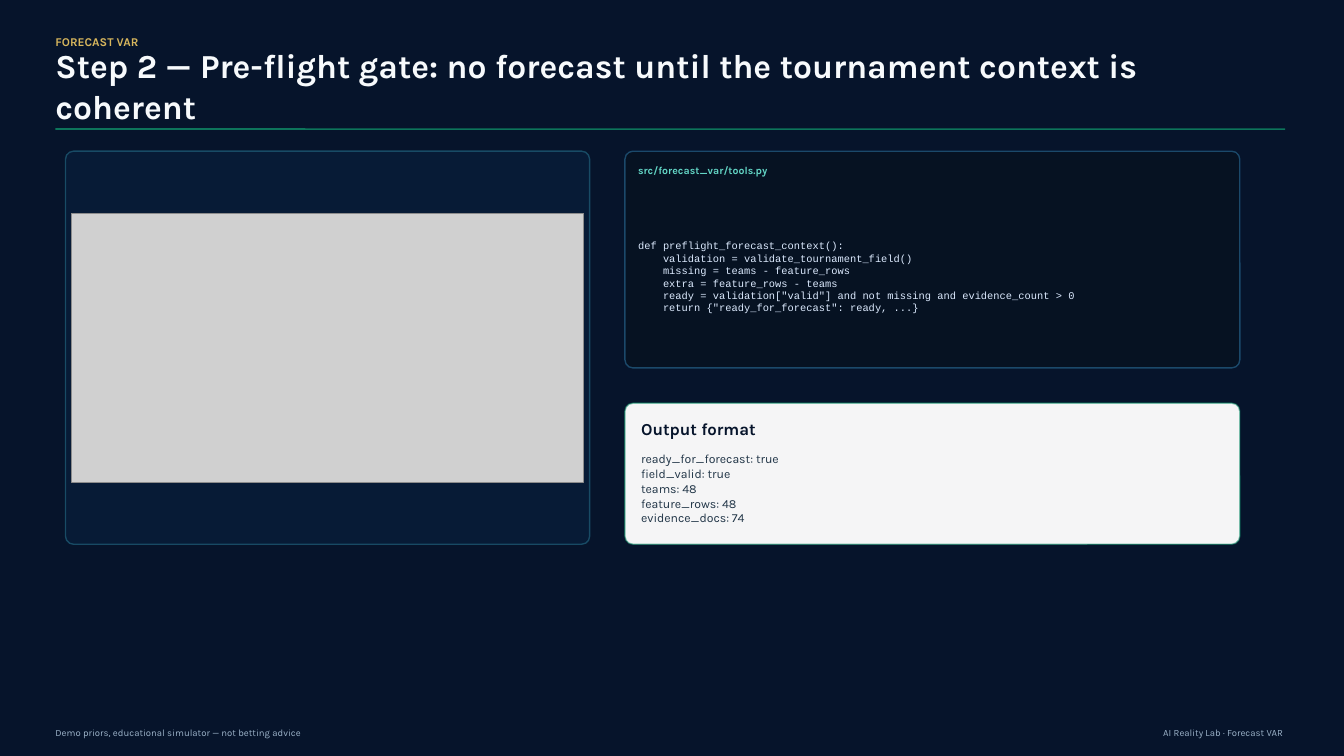
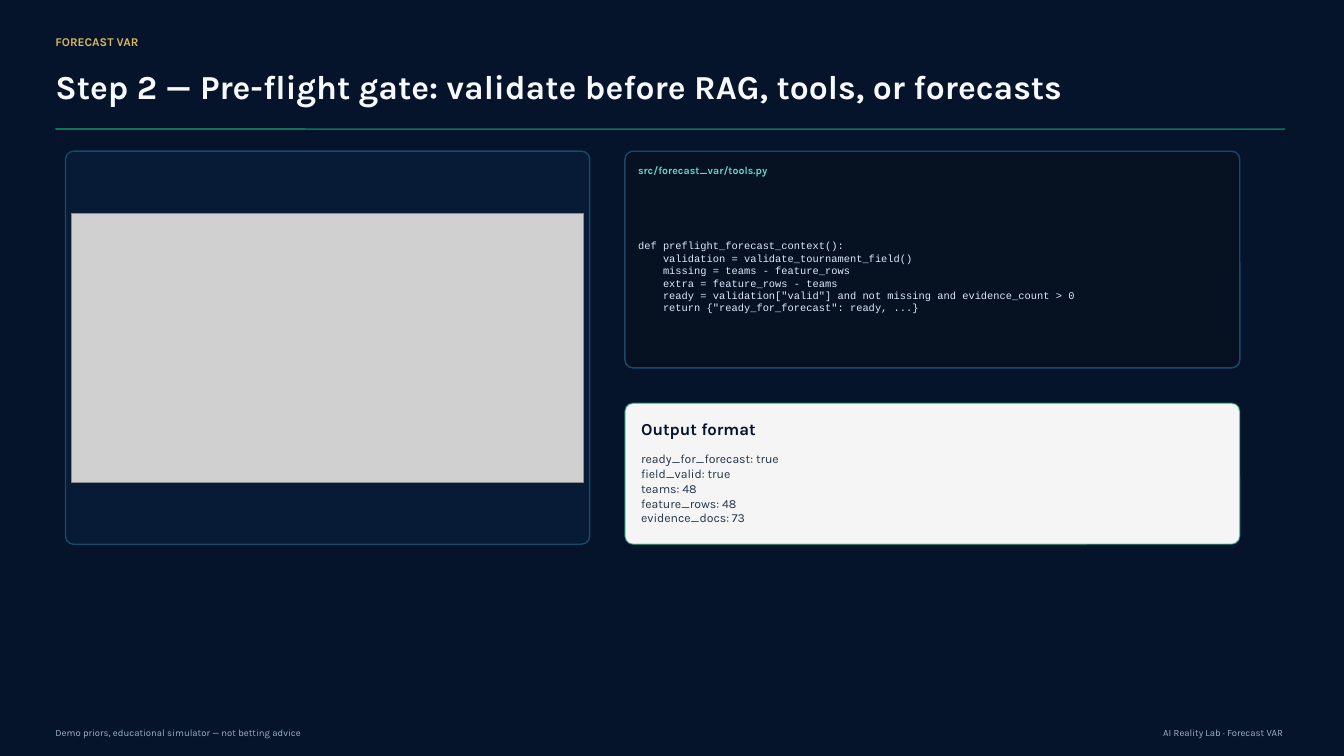
Before and after one commit to monaj07/ai-reality-lab, a slide deck: slide 10 of wc26-forecast-var-agent-episode2/deliverables/new_version/forecast_var_agent_engineering_deck.pptx. Drawn at 1344x756 pixels with LibreOffice and Linux fonts; fonts in the diff are those of the drawing; grey boxes stand for pictures. Boxes give left, top, right and bottom in pixels: in the first picture for what was removed or moved away, otherwise in the second. Text is boxed around its words. In the diff, an @@ line names an element or a change of style, - is before the commit and + after.

```diff
--- a/wc26-forecast-var-agent-episode2/deliverables/new_version/forecast_var_agent_engineering_deck.pptx
+++ b/wc26-forecast-var-agent-episode2/deliverables/new_version/forecast_var_agent_engineering_deck.pptx
@@ text at [55, 75, 1061, 107]: text changed @@
-Step 2 — Pre-flight gate: no forecast until the tournament context is coherent
+Step 2 — Pre-flight gate: validate before RAG, tools, or forecasts
@@ text at [641, 513, 745, 522]: text changed @@
-evidence_docs: 74
+evidence_docs: 73
```
Also in this commit, not shown: 12 other slides changed.
